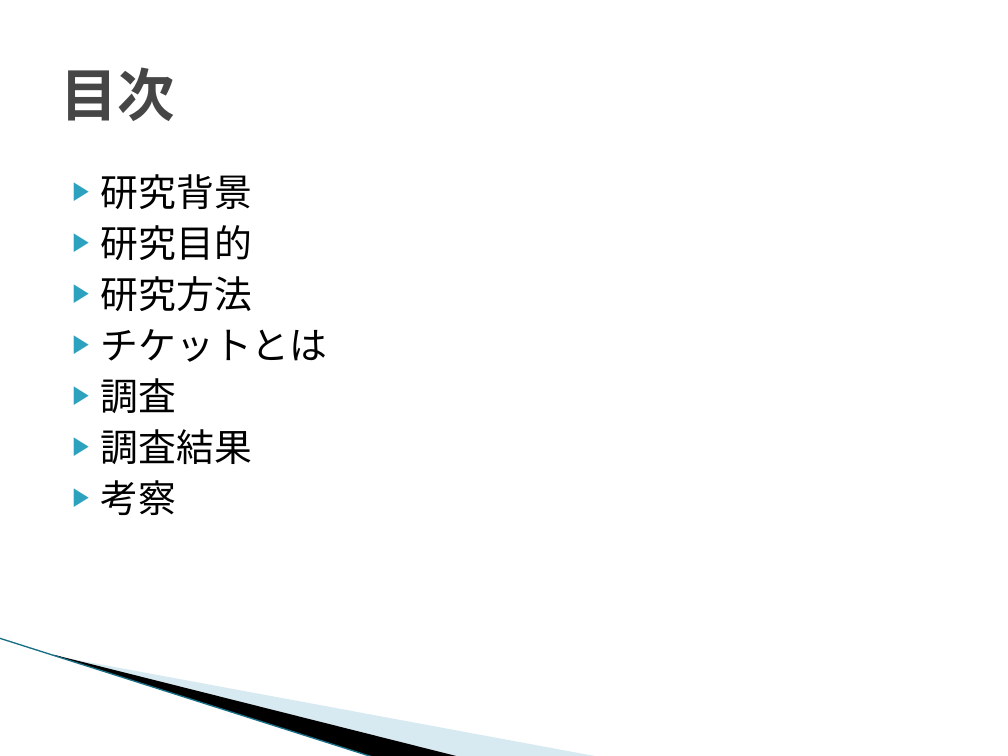
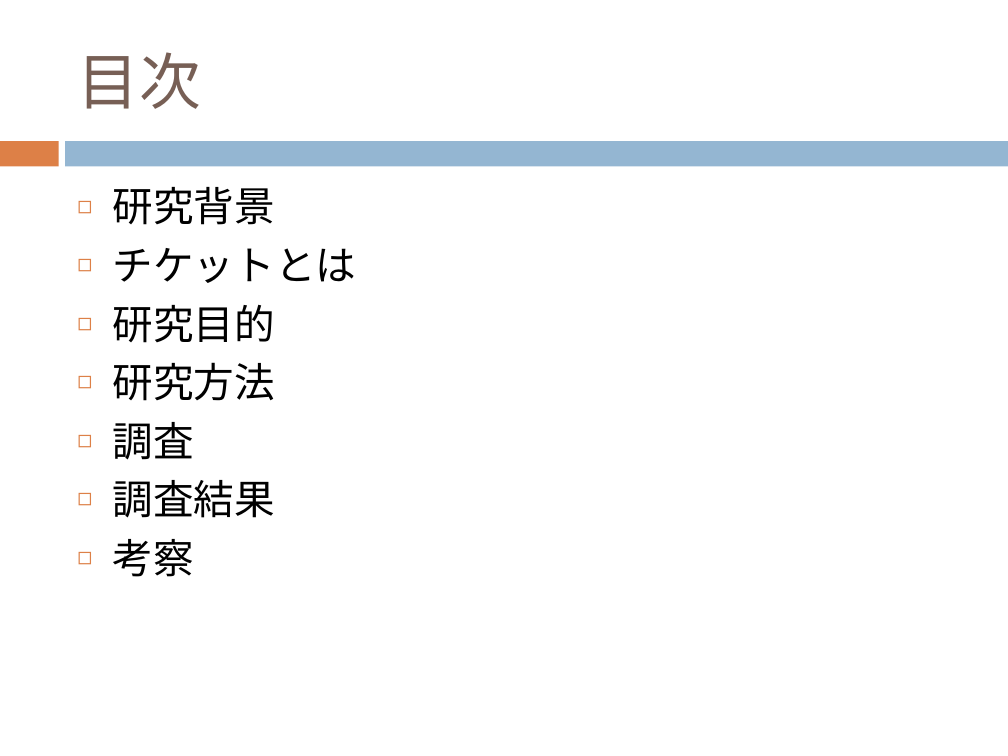
Before and after one commit to keimatsui/kadai, a slide deck: slide 2 of 卒業論文/2012/久保孝樹/最終発表/最終発表.pptx. Drawn at 1008x756 pixels with LibreOffice and Linux fonts; fonts in the diff are those of the drawing; background and template pictures are left out. Boxes give left, top, right and bottom in pixels: in the first picture for what was removed or moved away, otherwise in the second. Text is boxed around its words. In the diff, an @@ line names an element or a change of style, - is before the commit and + after.

```diff
--- a/卒業論文/2012/久保孝樹/最終発表/最終発表.pptx
+++ b/卒業論文/2012/久保孝樹/最終発表/最終発表.pptx
@@ title "目次": place and size @@
-title "目次" at (60, 67, 175, 121)
+title "目次" at (77, 52, 200, 109)
@@ title "目次" at (77, 52, 200, 109): size 41 to 44 pt, font Courier New to Calibri, text colour #464646 to #775F55, bold off @@
@@ rectangle added at (0, 141, 58, 166), fill #DD8047 @@
@@ rectangle added at (66, 141, 1008, 166), fill #94B6D2 @@
@@ text "研究背景": place and size @@
-text "研究背景" at (101, 174, 328, 515)
+text "研究背景" at (113, 187, 357, 577)
@@ text at (113, 187, 275, 577): size 27 to 29 pt, font Courier New to Calibri in "研究背景", "研究目的", "研究方法", "調査" and 2 more places; bullet ▶ to ◻; more space between paragraphs; bullet colour #2DA2BF to #DD8047 @@
@@ text at (113, 248, 357, 283): paragraph added @@
+◻ チケットとは
@@ text at (101, 329, 328, 362): paragraph removed @@
-▶ チケットとは
@@ line removed from (0, 638) to (374, 756) @@
@@ freeform shape removed at (53, 654, 461, 756) @@
@@ freeform shape removed at (55, 655, 600, 756) @@
```
Also in this commit, not shown: 17 other slides changed, 4 slides added, 5 slides removed.
